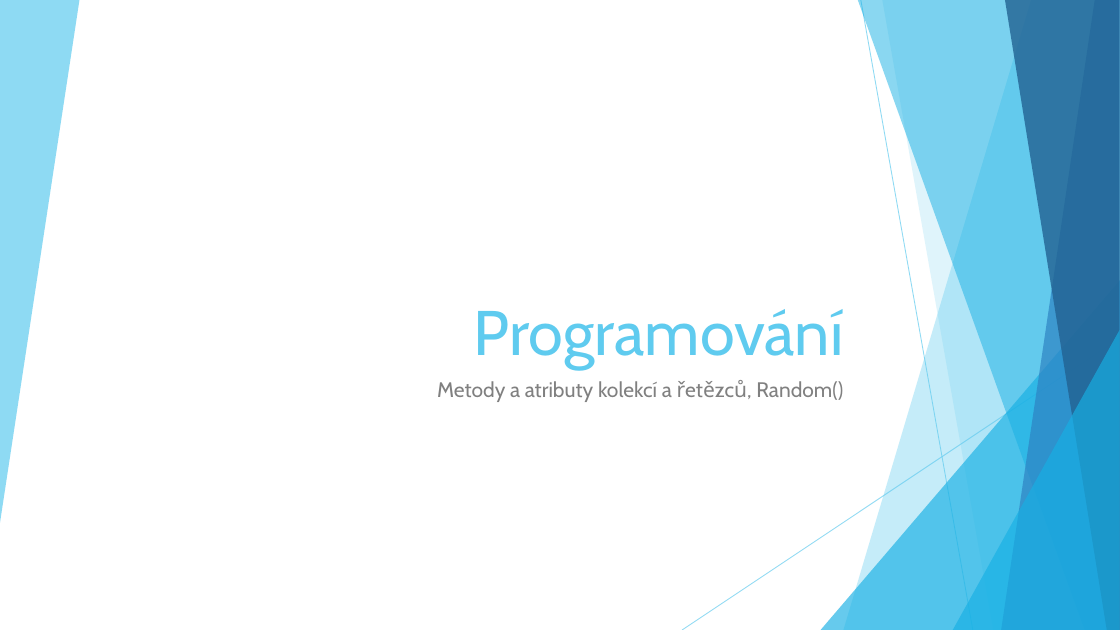
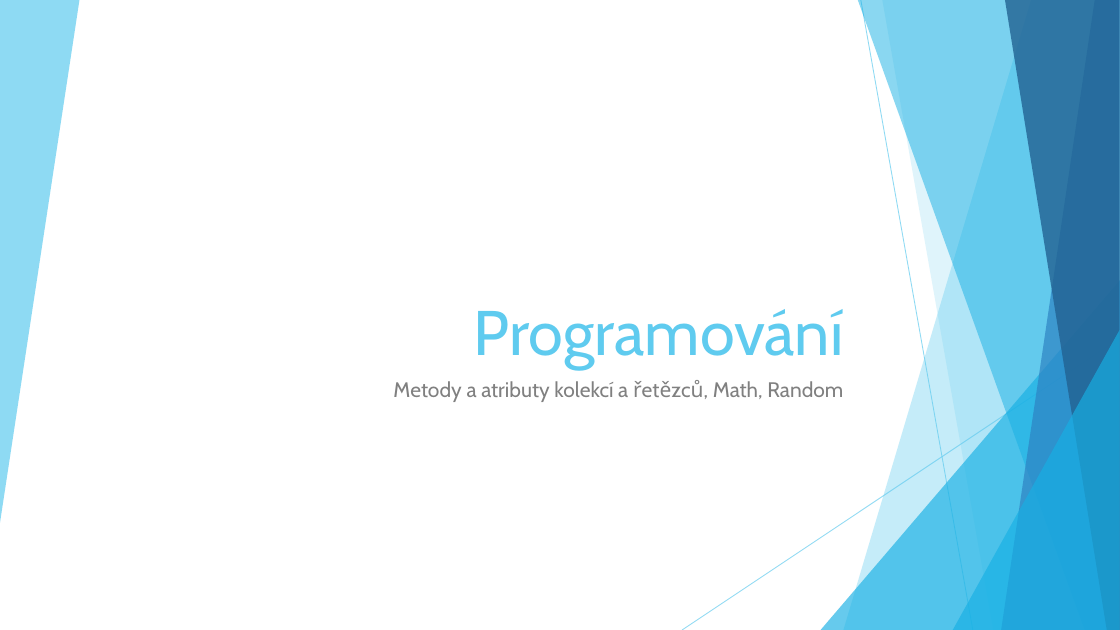
Before and after one commit to dawissl/hradebni, a slide deck: slide 1 of Prezentace/PGM_07.pptx. Drawn at 1120x630 pixels with LibreOffice and Linux fonts; fonts in the diff are those of the drawing. Boxes give left, top, right and bottom in pixels: in the first picture for what was removed or moved away, otherwise in the second. Text is boxed around its words. In the diff, an @@ line names an element or a change of style, - is before the commit and + after.

Commit message:
add presentaion 07 - Math, Random, Objects methods

```diff
--- a/Prezentace/PGM_07.pptx
+++ b/Prezentace/PGM_07.pptx
@@ subtitle at bbox=[393, 381, 843, 402]: text changed @@
-Metody a atributy kolekcí a řetězců, Random()
+Metody a atributy kolekcí a řetězců, Math, Random
```
Also in this commit, not shown: 6 slides added, 3 other files.
